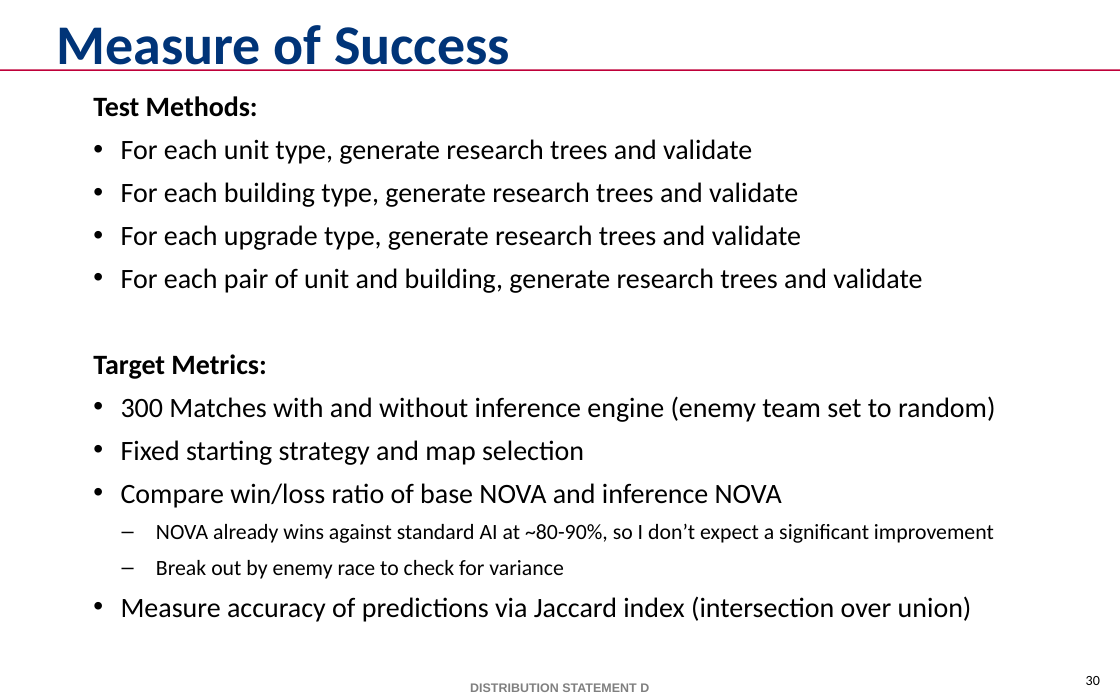
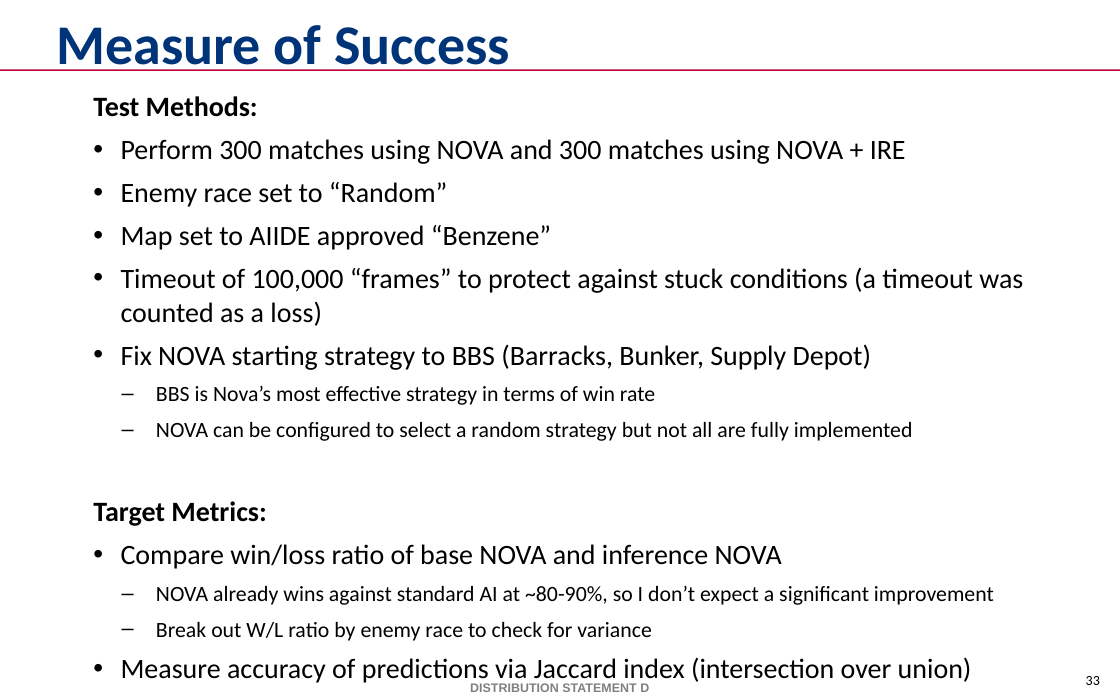
Before and after one commit to mikewkozak/IRE, a slide deck: slide 33 of Documentation/mkozak - Intent Recognition Engine.pptx (slide 30 before the commit). Drawn at 1120x700 pixels with LibreOffice and Linux fonts; fonts in the diff are those of the drawing; background and template pictures are left out. Boxes give left, top, right and bottom in pixels: in the first picture for what was removed or moved away, otherwise in the second. Text is boxed around its words. In the diff, an @@ line names an element or a change of style, - is before the commit and + after.

```diff
--- a/Documentation/mkozak - Intent Recognition Engine.pptx
+++ b/Documentation/mkozak - Intent Recognition Engine.pptx
@@ text at (x1=121, y1=139, x2=1023, y2=441): text changed @@
-• For each unit type, generate research trees and validate
-• For each building type, generate research trees and validate
-• For each upgrade type, generate research trees and validate
-• For each pair of unit and building, generate research trees and validate
+• Perform 300 matches using NOVA and 300 matches using NOVA + IRE
+• Enemy race set to “Random”
+• Map set to AIIDE approved “Benzene”
+• Timeout of 100,000 “frames” to protect against stuck conditions (a timeout was counted as a loss)
+• Fix NOVA starting strategy to BBS (Barracks, Bunker, Supply Depot)
+  – BBS is Nova’s most effective strategy in terms of win rate
+  – NOVA can be configured to select a random strategy but not all are fully implemented
@@ text at (x1=121, y1=396, x2=996, y2=465): paragraphs removed @@
-• 300 Matches with and without inference engine (enemy team set to random)
-• Fixed starting strategy and map selection
@@ text at (x1=156, y1=622, x2=651, y2=641): text changed @@
-  – Break out by enemy race to check for variance
+  – Break out W/L ratio by enemy race to check for variance
@@ page number at (x1=1086, y1=676, x2=1100, y2=685): text changed @@
-30
+33
```
Also in this commit, not shown: 16 other slides changed, 8 slides added, 4 slides removed, 5 other files.
